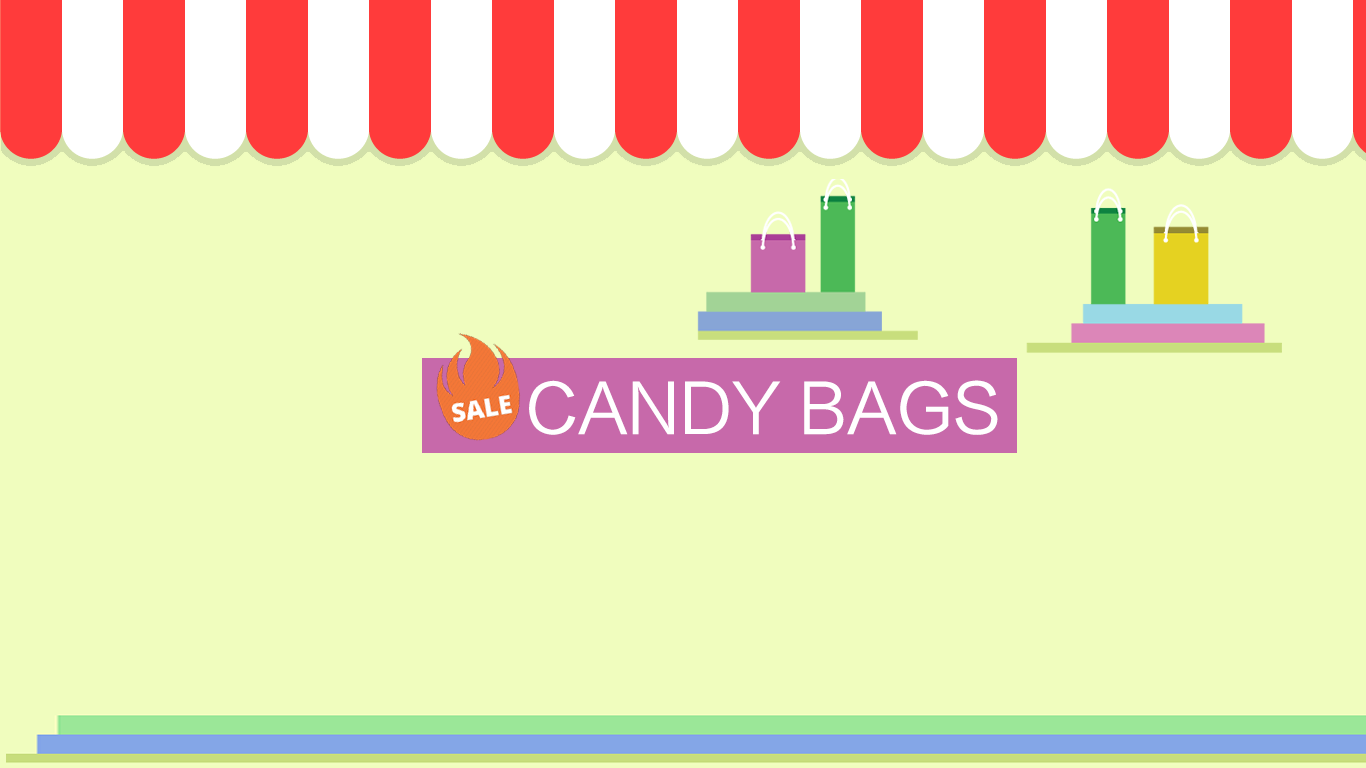
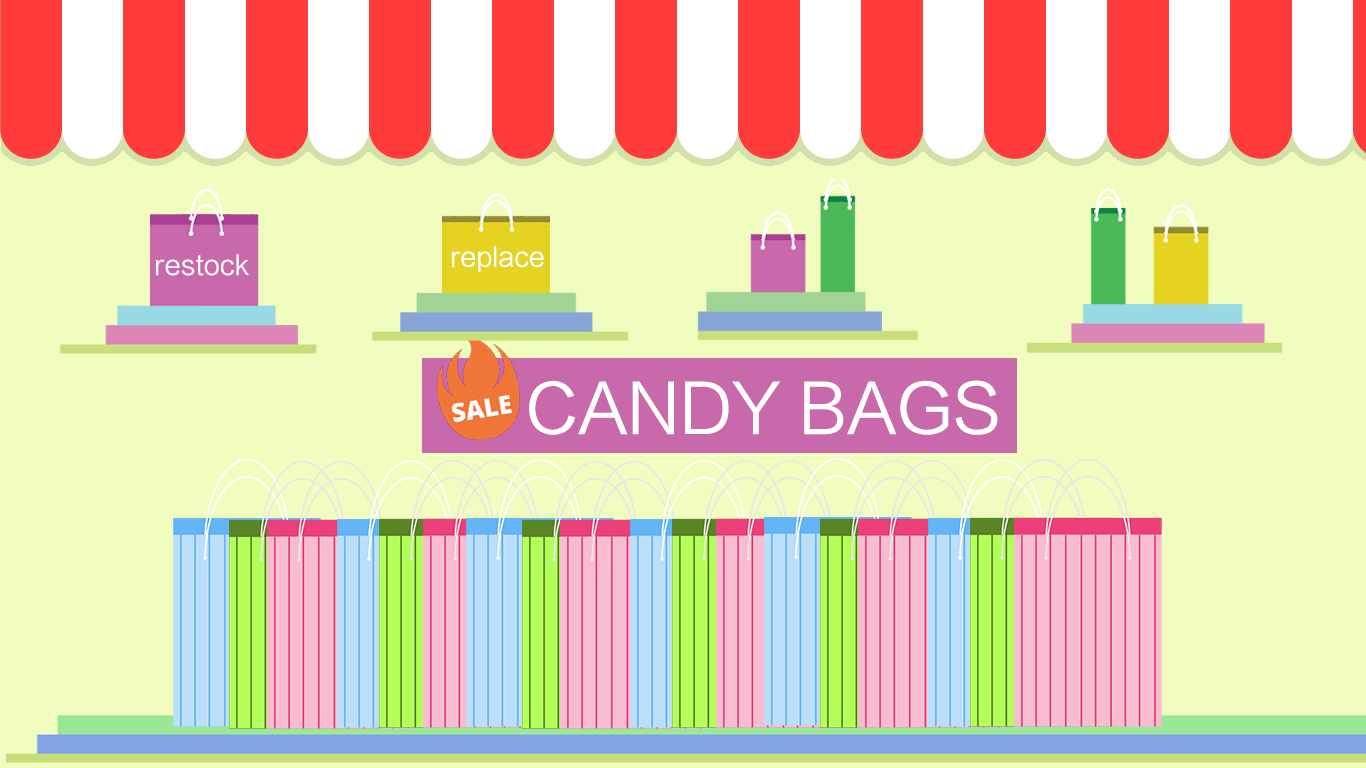
The second w=1366, h=768 image is a revision of the first. Changes to its layers:
showed group "Group 1" (22 layers) over [59, 188, 1162, 729]
